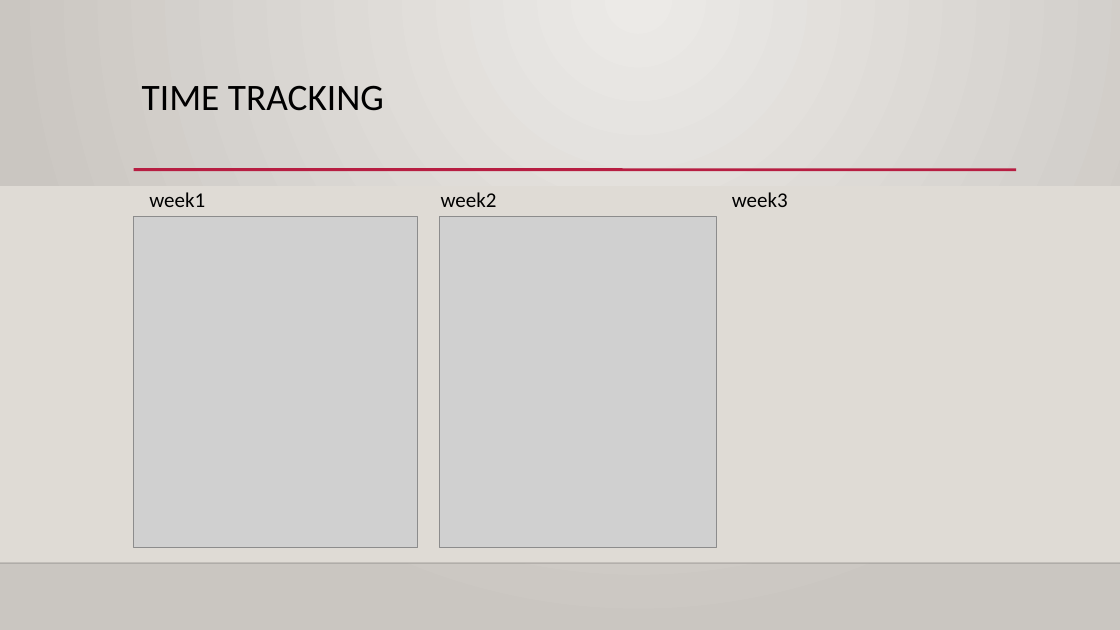
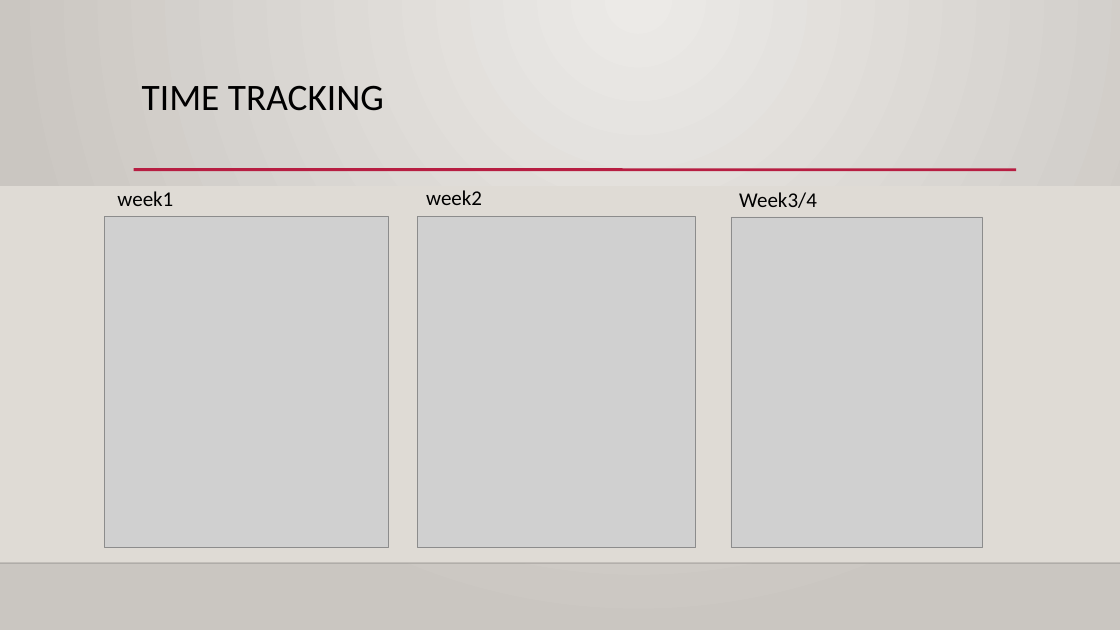
Before and after one commit to WoutDemeyere/Team-Project-TiktEm, a slide deck: slide 5 of documentatie/eindpresentatie.odp. Drawn at 1120x630 pixels with LibreOffice and Linux fonts; fonts in the diff are those of the drawing; grey boxes stand for pictures; background and template pictures are left out. Boxes give left, top, right and bottom in pixels: in the first picture for what was removed or moved away, otherwise in the second. Text is boxed around its words. In the diff, an @@ line names an element or a change of style, - is before the commit and + after.

```diff
--- a/documentatie/eindpresentatie.odp
+++ b/documentatie/eindpresentatie.odp
@@ text "week1": place and size @@
-text "week1" at (149, 192, 205, 207)
+text "week1" at (117, 191, 173, 206)
@@ text "week2": place and size @@
-text "week2" at (441, 192, 497, 207)
+text "week2" at (426, 190, 482, 205)
@@ text at (739, 192, 817, 208): text changed @@
-week3
+Week3/4
@@ picture: place and size @@
-picture at (134, 217, 418, 548)
+picture at (105, 217, 389, 548)
@@ picture: place and size @@
-picture at (439, 217, 717, 548)
+picture at (418, 217, 696, 548)
@@ picture added at (731, 217, 983, 548) @@
```
Also in this commit, not shown: 2 other files.
